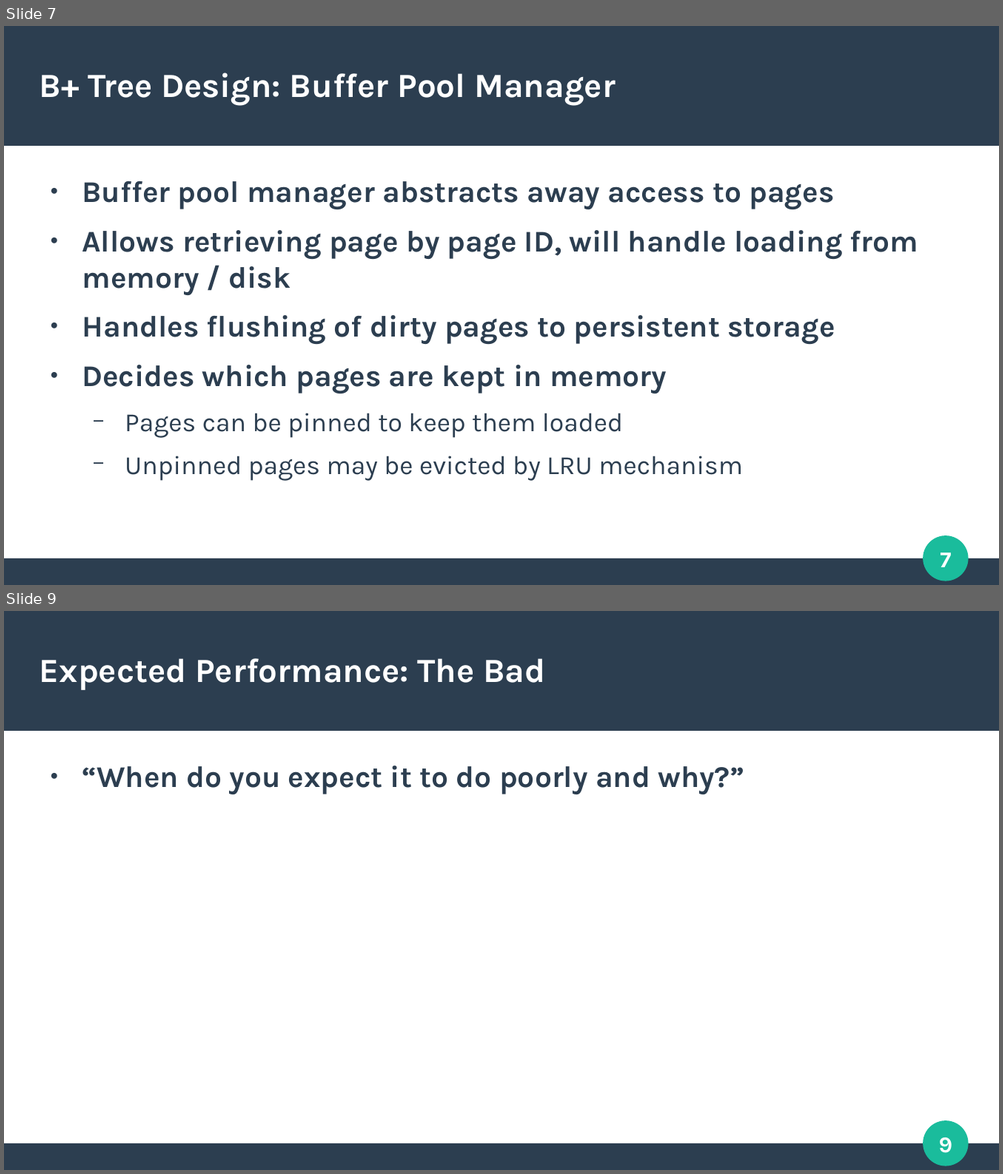
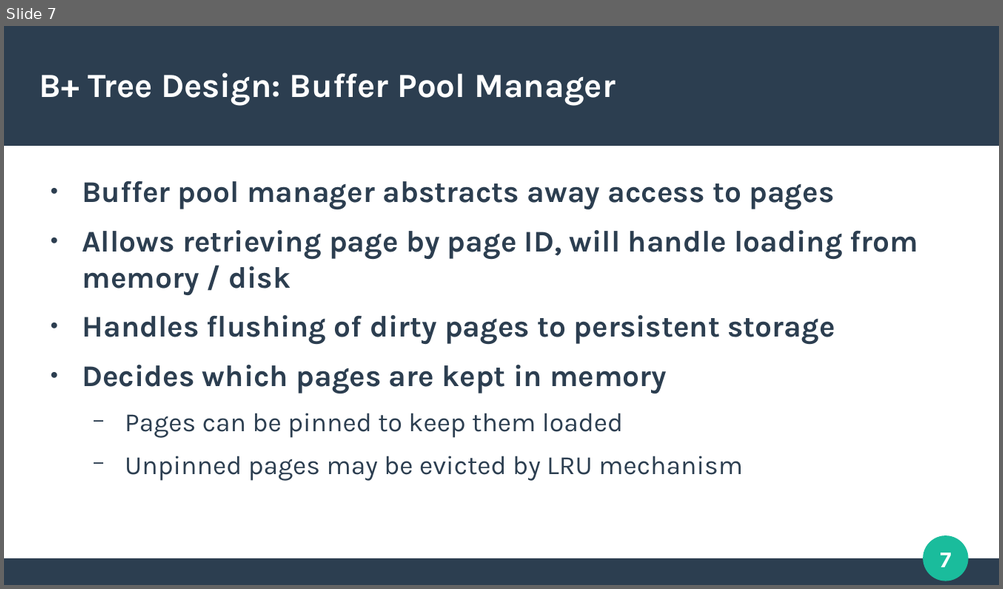
Before and after one commit to tobiasfamos/KVStore, a slide deck: presentation/presentation.odp. Shown one above the other, each under a label of ours: slides 7 and 9 before the commit, slide 7 after it; the slides between them are not shown. The pictures are 1003x1174 and 1003x589 pixels, drawn with LibreOffice and Linux fonts; fonts in the diff are those of the drawing. Boxes give left, top, right and bottom in pixels: in the first picture for what was removed or moved away, otherwise in the second. Text is boxed around its words. In the diff, an @@ line names an element or a change of style, - is before the commit and + after.

```diff
--- a/presentation/presentation.odp
+++ b/presentation/presentation.odp
@@ slide 9 removed at (4, 611, 999, 1170), background #FFFFFF; not listed: 4 template elements that a slide beside it also shows @@
@@ title removed at (40, 658, 545, 690) @@
-Expected Performance: The Bad
@@ text removed at (82, 766, 744, 795) @@
-● “When do you expect it to do poorly and why?”
```
Also in this commit, not shown: 5 slides changed, 5 slides added, 1 other slide removed, 3 other files.
